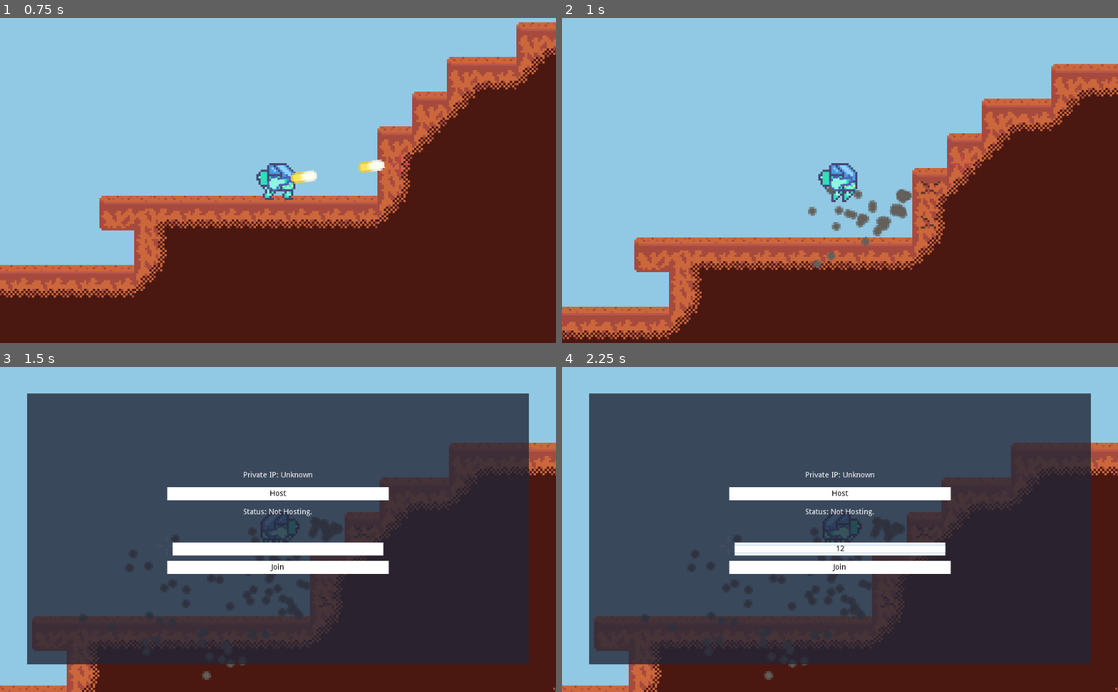
Above: before the commit, frames 1-4 (two rows, left to right).
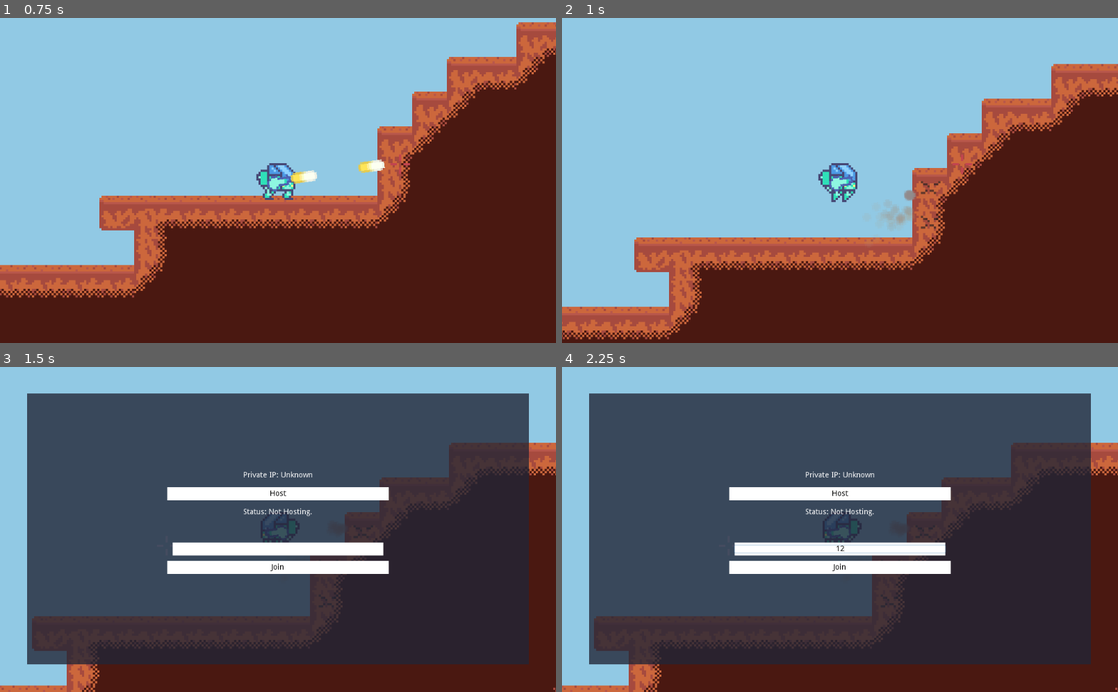
Above: after the commit, the same moments.

Repository: MichaelRRyan/Mecha-Miners
Game: Godot game, scene res://scenes/Gameplay.tscn
The game is run twice, just before and just after one commit, with the same random seed, the same clock (stepped at 60 frames per second) and the same inputs.
Inputs (mouse positions are in pixels of both pictures, inside the frame that each line leads up to):
- Up to frame 1 (0.75 s): tap Enter at 0.5 s; move the mouse to (400, 164) at 0.52 s; press the mouse at (400, 164) at 0.53 s; hold D (move_right) from 0.53 s (still down)
- Up to frame 2 (1 s): keep holding D (move_right); tap W (jump) at 0.77 s
- Up to frame 3 (1.5 s): keep holding D (move_right); move the mouse to (166, 545) at 1.27 s; release the mouse at (166, 545) at 1.28 s; tap H (toggle_network_panel) at 1.35 s
- Up to frame 4 (2.25 s): tap W (jump) at 1.52 s; release D (move_right) at 2 s; click (840, 549) at 2.02 s; type "12" at 2.1 s

Frame 1 is identical in both runs. In frame 2, 0.9% of the frame differs, in the area x 44-64%, y 51-77%; in frame 3, 0.6%; in frame 4, 0.6%.

Commit message:
Finished bullet impact particles

Diff:
--- a/scenes/BulletHitParticle.tscn
+++ b/scenes/BulletHitParticle.tscn
@@ -1,41 +1,52 @@
-[gd_scene load_steps=8 format=2]
+[gd_scene load_steps=10 format=2]
 
 [ext_resource path="res://assets/images/particle_small.png" type="Texture" id=1]
 [ext_resource path="res://scripts/ParticleFreeOnFinish.gd" type="Script" id=2]
 
-[sub_resource type="Curve" id=1]
+[sub_resource type="Gradient" id=1]
+offsets = PoolRealArray( 0, 0.995951, 1 )
+colors = PoolColorArray( 0.558594, 0.558594, 0.558594, 0.333333, 0.768627, 0.65098, 0.45098, 0, 0.542969, 0.542969, 0.542969, 0 )
+
+[sub_resource type="GradientTexture" id=2]
+gradient = SubResource( 1 )
+
+[sub_resource type="Curve" id=3]
 max_value = 100.0
 _data = [ Vector2( 0, 1 ), 0.0, 353.12, 0, 0, Vector2( 1, 100 ), 16.2801, 0.0, 0, 0 ]
-
-[sub_resource type="CurveTexture" id=2]
-curve = SubResource( 1 )
-
-[sub_resource type="Curve" id=3]
-_data = [ Vector2( 0, 1 ), 0.0, 0.0, 0, 0, Vector2( 0.644737, 1 ), 0.0, -0.597336, 1, 0, Vector2( 1, 0 ), -7.33217, 0.0, 0, 0 ]
 
 [sub_resource type="CurveTexture" id=4]
 curve = SubResource( 3 )
 
-[sub_resource type="ParticlesMaterial" id=5]
+[sub_resource type="Curve" id=5]
+_data = [ Vector2( 0, 1 ), 0.0, 0.0, 0, 0, Vector2( 0.577778, 1 ), 0.0, -0.597336, 1, 0, Vector2( 1, 0 ), -3.63799, 0.0, 0, 0 ]
+
+[sub_resource type="CurveTexture" id=6]
+curve = SubResource( 5 )
+
+[sub_resource type="ParticlesMaterial" id=7]
 flag_disable_z = true
 direction = Vector3( -1, 0, 0 )
 spread = 30.0
-gravity = Vector3( 0, 98, 0 )
-initial_velocity = 200.0
+gravity = Vector3( 0, 196, 0 )
+initial_velocity = 100.0
 initial_velocity_random = 1.0
 orbit_velocity = 0.0
 orbit_velocity_random = 0.0
 damping_random = 0.5
-damping_curve = SubResource( 2 )
-scale_curve = SubResource( 4 )
-color = Color( 0.392157, 0.376471, 0.356863, 1 )
+damping_curve = SubResource( 4 )
+scale_curve = SubResource( 6 )
+color_ramp = SubResource( 2 )
+hue_variation = 0.01
+hue_variation_random = 0.51
 
 [node name="HitParticle" type="Particles2D"]
+z_index = 10
 emitting = false
 amount = 16
+lifetime = 0.4
 one_shot = true
 explosiveness = 1.0
-process_material = SubResource( 5 )
+process_material = SubResource( 7 )
 texture = ExtResource( 1 )
 script = ExtResource( 2 )
 
--- a/scripts/Bullet.gd
+++ b/scripts/Bullet.gd
@@ -62,5 +62,5 @@
 		var container = containers[0]
 		var particle = HitParticleScene.instance()
 		container.add_child(particle)
-		particle.position = global_position
+		particle.position = global_position + velocity.normalized() * 2.0
 		particle.rotation = global_rotation
--- a/scripts/ParticleFreeOnFinish.gd
+++ b/scripts/ParticleFreeOnFinish.gd
@@ -4,8 +4,9 @@
 
 
 func _ready():
-	emitting = true
-	$FreeTimer.start(lifetime)
+	if not Engine.editor_hint:
+		emitting = true
+		$FreeTimer.start(lifetime)
 
 
 func _on_FreeTimer_timeout():
